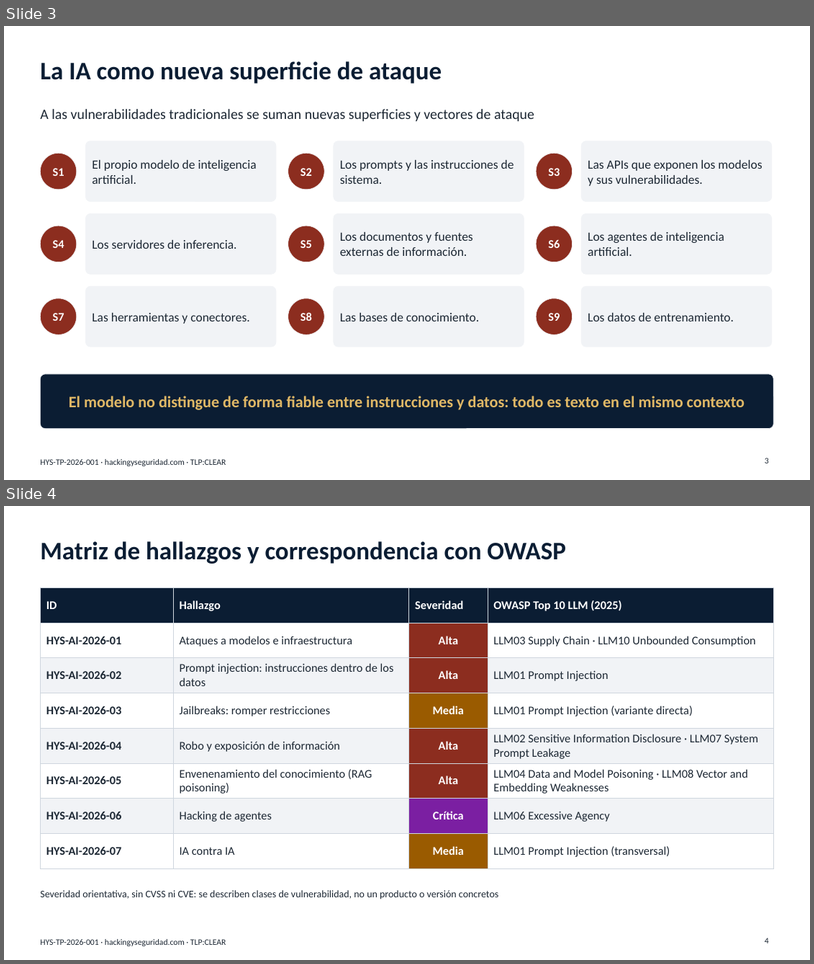
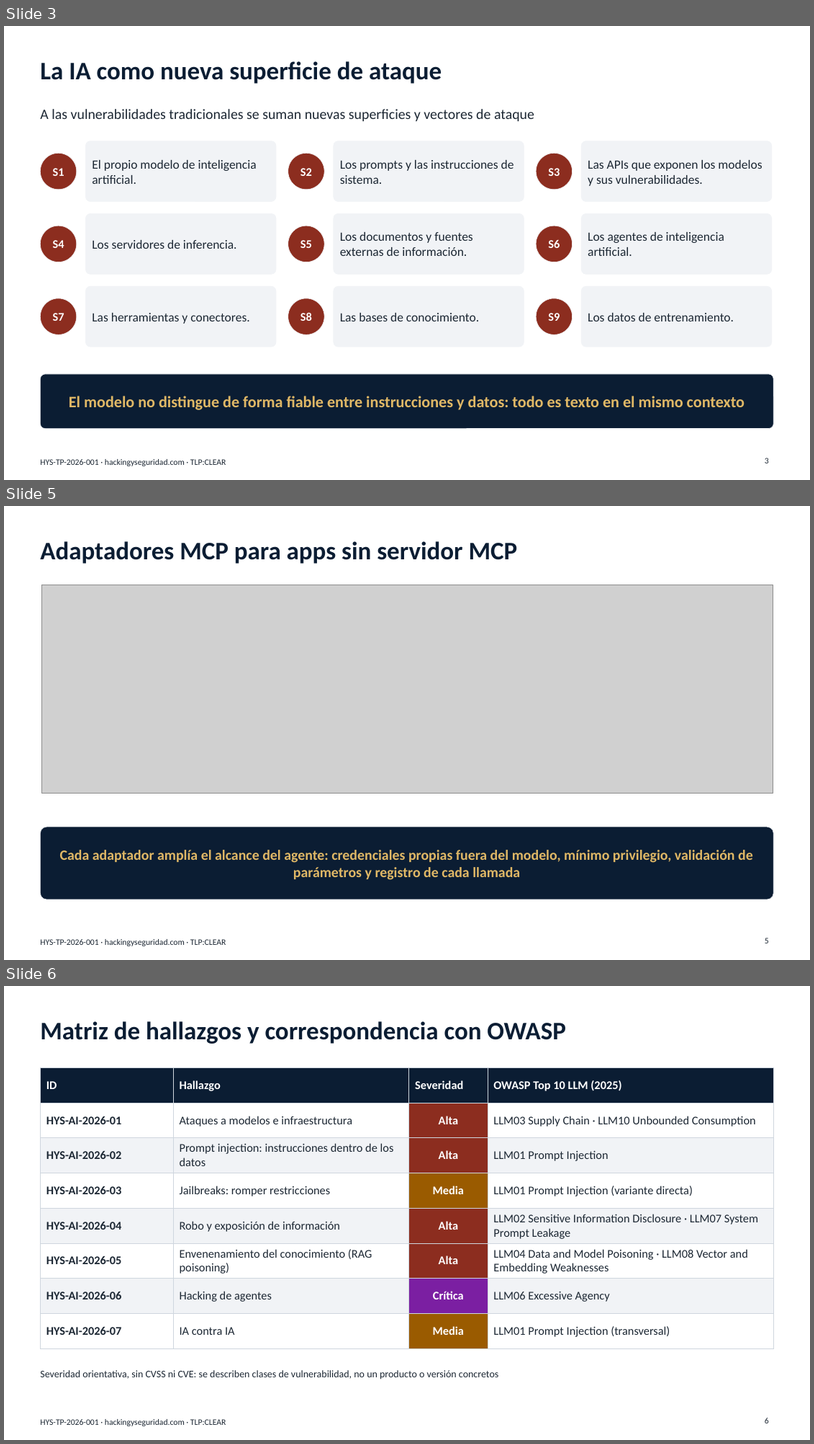
Before and after one commit to hackingyseguridad/hacking2ai, a slide deck: PPT_Hacking_IA_contra_IA.pptx. Shown one above the other, each under a label of ours: slides 3 and 4 before the commit, slides 3, 5 and 6 after it; the slides between them are not shown. The pictures are 814x964 and 814x1444 pixels, drawn with LibreOffice and Linux fonts; fonts in the diff are those of the drawing; grey boxes stand for pictures. Boxes give left, top, right and bottom in pixels: in the first picture for what was removed or moved away, otherwise in the second. Text is boxed around its words. In the diff, an @@ line names an element or a change of style, - is before the commit and + after.

```diff
--- a/PPT_Hacking_IA_contra_IA.pptx
+++ b/PPT_Hacking_IA_contra_IA.pptx
@@ slide 5 added at bbox=[4, 506, 810, 960], background #FFFFFF; not listed: 1 template element that a slide beside it also shows @@
@@ title added at bbox=[40, 541, 518, 564], 30 pt, text #0B1D33, bold @@
+Adaptadores MCP para apps sin servidor MCP
@@ picture added at bbox=[41, 584, 774, 793] @@
@@ rounded rectangle added at bbox=[40, 826, 774, 899], fill #0B1D33, outline #F1F3F6 0.5 pt, 17 pt, text #E0B866, bold @@
+Cada adaptador amplía el alcance del agente: credenciales propias fuera del modelo, mínimo privilegio, validación de parámetros y registro de cada llamada
@@ page number added at bbox=[765, 937, 769, 943], 10 pt, text #1C2733 @@
+5
@@ what was slide 4 is now slide 6 @@
@@ page number at bbox=[765, 1417, 769, 1423]: text changed @@
-4
+6
```
Also in this commit, not shown: 5 slides changed, 2 other slides added, 1 other file.
